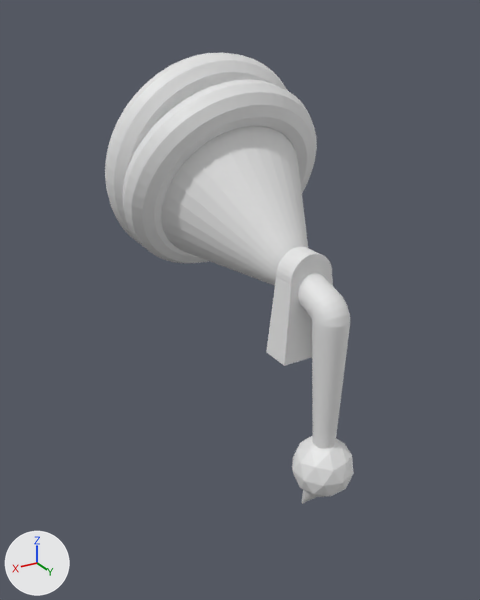
The Blender file WeirdoGun2.blend: old version first, new version second.
Both versions are drawn from a camera (50 mm lens) standing at (14.7, 17.5, 17.4) and looking at (2.3, -3.2, 7.1). Every picture has the same lights, and +X, +Y and +Z are marked at lower left.
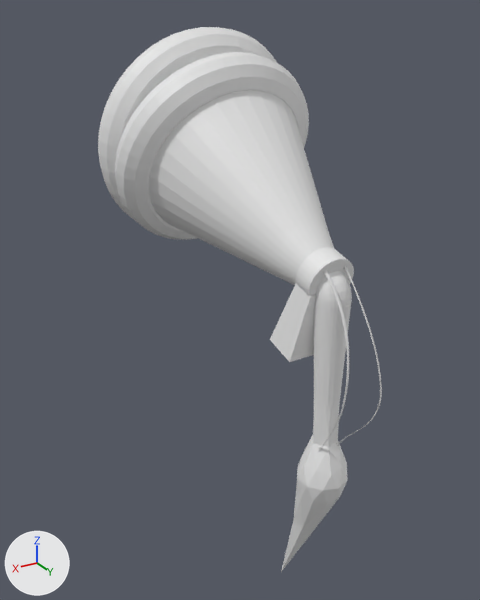
The change, as a diff of the scene's bpy script:
```diff
--- a/WeirdoGun2.blend.py
+++ b/WeirdoGun2.blend.py
@@ me_cube @@
 # used by ob_cube; location = (1.87, 0.35, 7.74); scale = (1.12, 0.578, 1.44)
 # verts and faces of me_cube; kept vertices keep their numbers, new ones are numbered from 8
-me_cube.from_pydata(...)  # 8 vertices, 6 faces; spans x -1.0..1.0, y -1.0..1.0, z -1.0..1.0
+me_cube.from_pydata(...)  # 72 vertices, 40 faces; spans x -1.33..1.33, y -1.33..1.33, z -1.0..1.66
+# me_cube part 4: a new loose piece of 64 vertices spanning x -0.76..0.77, y -0.76..0.76, z 0.47..1.66
+# me_cube part 5
+verts[0] = (-1.33, -1.33, -1.0)  # moved
+verts[2] = (-1.33, 1.33, -1.0)  # moved
+verts[4] = (1.33, -1.33, -1.0)  # moved
+verts[6] = (1.33, 1.33, -1.0)  # moved
@@ me_cylinder_002 @@
 # used by ob_cylinder_001; location = (1.83, 0.31, 8.95); rotation_euler = (1.251, 0.0, 0.0), in degrees (72, 0, 0); scale = (0.614, 0.613, 1.47)
-me_cylinder_002.from_pydata(...)  # 64 vertices, 34 faces; spans x -1.0..1.0, y -1.0..1.0, z -1.0..1.0
+me_cylinder_002.from_pydata(...)  # 1088 vertices, 1058 faces; spans x -36.24..9.1, y -64.33..18.08, z -1.52..0.04
+# me_cylinder_002 part 1: 64 vertices removed from x -1.0..1.0, y -1.0..1.0, z -1.0..1.0; 1088 vertices added at x -36.24..9.1, y -64.33..18.08, z -1.52..0.04
@@ me_cone_002 @@
 # used by ob_cone_001; location = (1.88, -2.17, 9.92); rotation_euler = (-1.983, 0.0, 0.0), in degrees (-114, 0, 0); scale = (3.46, 3.46, 3.46)
-me_cone_002.from_pydata(...)  # 161 vertices, 161 faces; spans x -1.0..1.0, y -1.0..1.01, z -1.49..1.0
+me_cone_002.from_pydata(...)  # 653 vertices, 662 faces; spans x -1.0..1.0, y -1.0..8.44, z -1.49..2.44
+# me_cone_002 part 6: 1 vertex removed from x 0.0, y 0.0, z 1.0; 493 vertices added at x -0.33..0.31, y -0.24..8.44, z 1.04..2.44
@@ me_cylinder_001 @@
 # used by ob_cylinder; location = (1.84, 1.89, 5.54); scale = (0.623, 0.623, 2.43)
-me_cylinder_001.from_pydata(...)  # 448 vertices, 418 faces; spans x -1.0..1.0, y -1.08..1.0, z -1.0..1.5
+me_cylinder_001.from_pydata(...)  # 1088 vertices, 1058 faces; spans x -36.24..5.72, y -64.33..17.66, z -1.5..0.04
+# me_cylinder_001 part 2: 1088 vertices added at x -36.24..5.72, y -64.33..17.66, z -1.5..0.04
+# me_cylinder_001 part 3: 448 vertices removed from x -1.0..1.0, y -1.08..1.0, z -1.0..1.5
@@ ob_cylinder_002 @@
-ob_cylinder_002 = bpy.data.objects.new('Cylinder.002', me_cylinder_003)
@@ ob_cube @@
 ob_cube = bpy.data.objects.new('Cube', me_cube)
-ob_cube.location = (1.87, 0.35, 7.74)
-ob_cube.scale = (1.12, 0.578, 1.44)
+ob_cube.location = (1.87, 1.07, 8.04)
+ob_cube.rotation_euler = (-0.258, 0.0, 0.0)  # degrees (-15, 0, 0)
+ob_cube.scale = (1.16, 0.599, 1.49)
+_m = ob_cube.modifiers.new('Smooth', 'SMOOTH')
@@ ob_torus_001 @@
 ob_torus_001 = bpy.data.objects.new('Torus.001', me_torus_001)
-ob_torus_001.location = (1.91, -5.13, 11.47)
+ob_torus_001.location = (1.91, -5.72, 12.35)
 ob_torus_001.rotation_euler = (-2.065, -0.413, 0.237)  # degrees (-118, -24, 14)
@@ ob_torus @@
 ob_torus = bpy.data.objects.new('Torus', me_torus)
-ob_torus.location = (1.93, -6.35, 11.93)
+ob_torus.location = (1.93, -6.94, 12.81)
 ob_torus.rotation_euler = (-1.865, -0.449, 0.153)  # degrees (-107, -26, 8.8)
@@ ob_cylinder_001 @@
 ob_cylinder_001 = bpy.data.objects.new('Cylinder.001', me_cylinder_002)
-ob_cylinder_001.location = (1.83, 0.31, 8.95)
-ob_cylinder_001.rotation_euler = (1.251, 0.0, 0.0)  # degrees (72, 0, 0)
-ob_cylinder_001.scale = (0.614, 0.613, 1.47)
+ob_cylinder_001.location = (-1.01, 2.16, 8.08)
+ob_cylinder_001.rotation_euler = (0.642, 0.0664, -1.537)  # degrees (37, 3.8, -88)
+ob_cylinder_001.scale = (0.039, -0.0495, 3.54)
@@ ob_cone_001 @@
 ob_cone_001 = bpy.data.objects.new('Cone.001', me_cone_002)
-ob_cone_001.location = (1.88, -2.17, 9.92)
+ob_cone_001.location = (1.88, -2.12, 10.81)
 ob_cone_001.rotation_euler = (-1.983, 0.0, 0.0)  # degrees (-114, 0, 0)
 ob_cone_001.scale = (3.46, 3.46, 3.46)
+_m = ob_cone_001.modifiers.new('Smooth', 'SMOOTH')
+_m.factor = 1.0
+_m.iterations = 2
@@ ob_cone @@
-ob_cone = bpy.data.objects.new('Cone', me_cone_001)
@@ ob_icosphere @@
-ob_icosphere = bpy.data.objects.new('Icosphere', me_icosphere)
@@ ob_cylinder @@
 ob_cylinder = bpy.data.objects.new('Cylinder', me_cylinder_001)
-ob_cylinder.location = (1.84, 1.89, 5.54)
-ob_cylinder.scale = (0.623, 0.623, 2.43)
+ob_cylinder.location = (4.67, 2.45, 8.01)
+ob_cylinder.rotation_euler = (0.642, 0.0664, 1.741)  # degrees (37, 3.8, 100)
+ob_cylinder.scale = (-0.039, -0.0495, 3.54)
```

What differs and where, as boxes (x1, y1, x2, y2) in the pictures (480 x 600 px; the box of a moved part takes in the faces that stretch with it):
'Cone.001', reshaped, moved, modifiers changed: before (161, 126, 308, 286); after (149, 91, 352, 572)
'Torus.001', moved: before (123, 79, 317, 263); after (115, 52, 309, 240)
'Torus', moved: before (105, 53, 288, 243); after (98, 27, 277, 219)
'Cylinder', reshaped, moved, turned, rescaled: before (307, 290, 350, 449); after (320, 271, 349, 449)
'Cube', reshaped, moved, turned, rescaled, modifiers changed: before (266, 276, 333, 366); after (270, 247, 354, 362)
'Icosphere', deleted: before (292, 436, 354, 497)
'Cylinder.002', deleted: before (276, 247, 332, 285)
'Cylinder.001', reshaped, moved, turned, rescaled: before (298, 273, 343, 312); after (337, 266, 382, 445)
'Cone', deleted: before (302, 490, 316, 504)
part 2 of me_cylinder_001, added: after (320, 271, 349, 449)
part 3 of me_cylinder_001, deleted: before (307, 290, 350, 449)
part 4 of me_cube, added: after (296, 247, 354, 297)
part 5 of me_cube, moved or reshaped: before (266, 276, 333, 366); after (270, 284, 316, 362)
part 6 of me_cone_002, built on: before (161, 126, 308, 286); after (163, 104, 352, 572)
